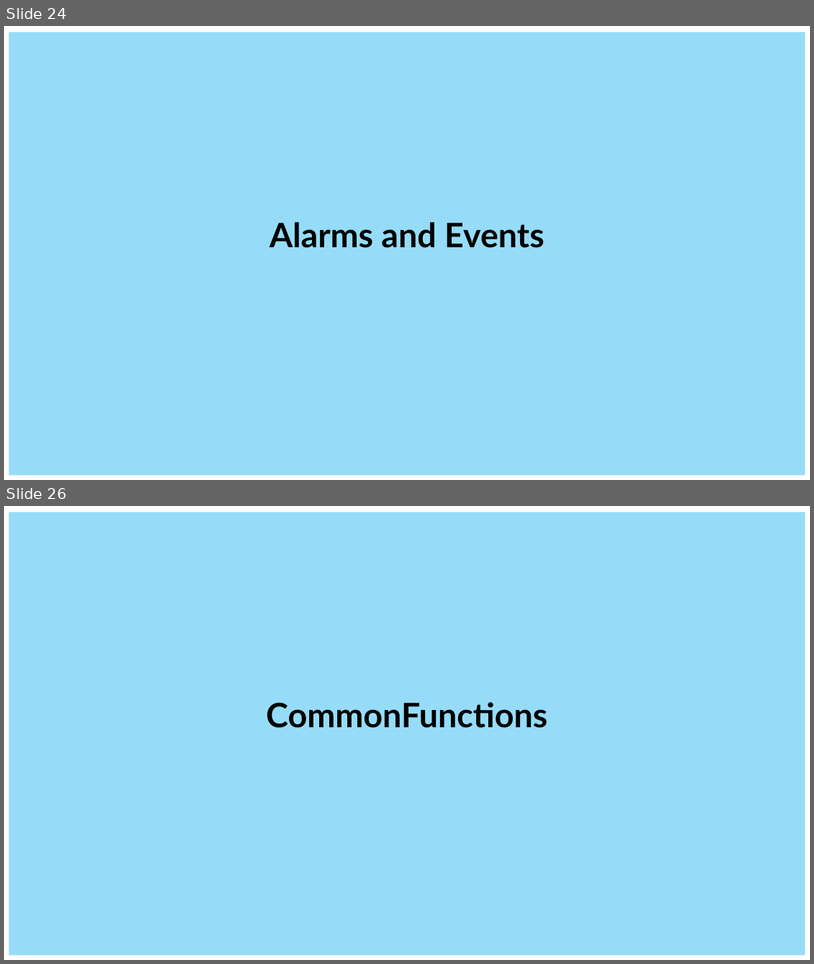
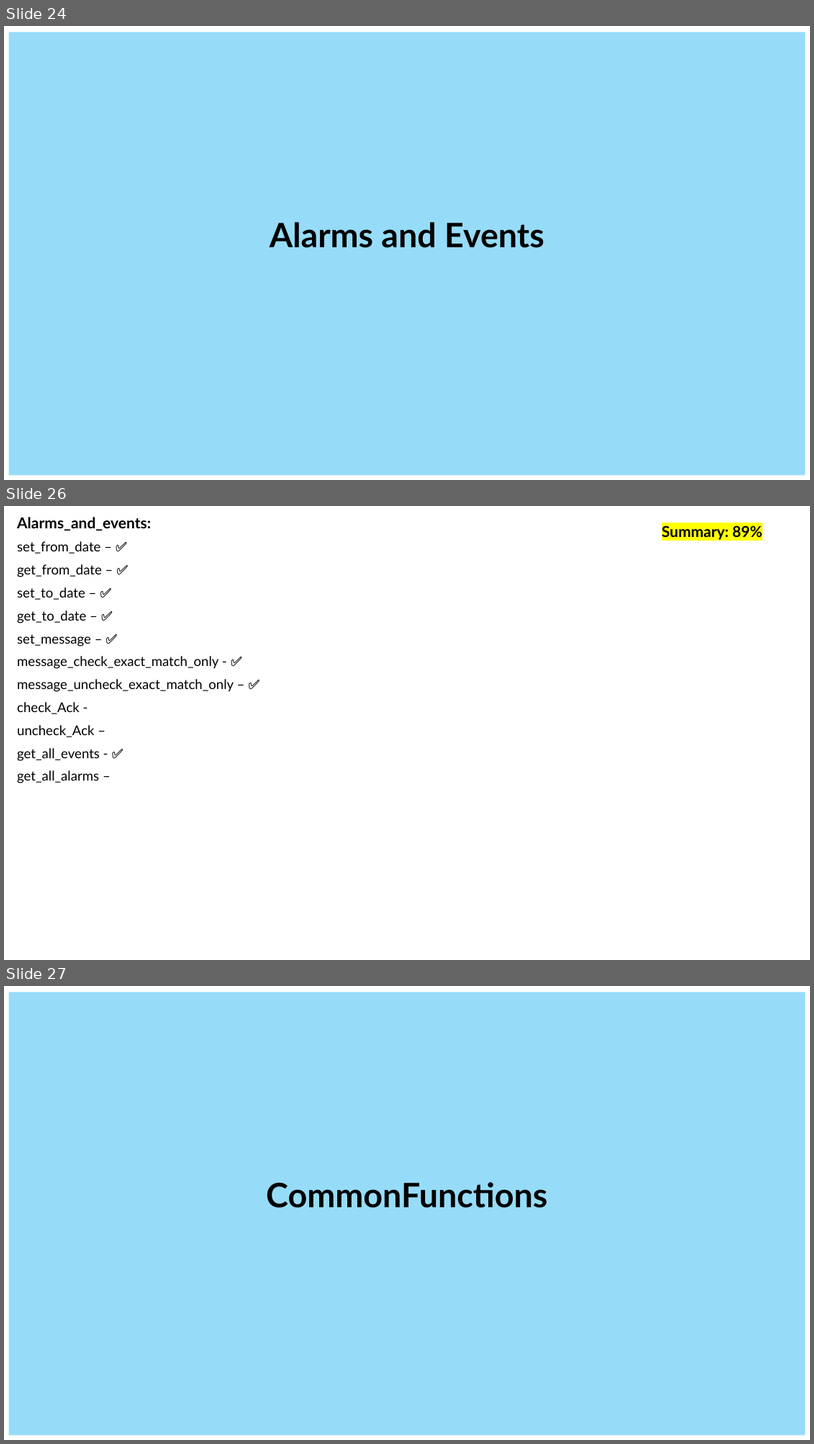
Before and after one commit to Yuval10Dahan/LightWatch_WEB, a slide deck: Docs/Progress_Check_Box.pptx. Shown one above the other, each under a label of ours: slides 24 and 26 before the commit, slides 24, 26 and 27 after it; the slides between them are not shown. The pictures are 814x964 and 814x1444 pixels, drawn with LibreOffice and Linux fonts; fonts in the diff are those of the drawing. Boxes give left, top, right and bottom in pixels: in the first picture for what was removed or moved away, otherwise in the second. Text is boxed around its words. In the diff, an @@ line names an element or a change of style, - is before the commit and + after.

```diff
--- a/Docs/Progress_Check_Box.pptx
+++ b/Docs/Progress_Check_Box.pptx
@@ slide 26 added at (4,506,810,960), background #FFFFFF @@
@@ subtitle added at (17,517,234,783), 16 pt, text #000000 @@
+Alarms_and_events:
+set_from_date – ✅
+get_from_date – ✅
+set_to_date – ✅
+get_to_date – ✅
+set_message – ✅
+message_check_exact_match_only - ✅
+message_uncheck_exact_match_only – ✅
+check_Ack -
+uncheck_Ack –
+get_all_events - ✅
+get_all_alarms –
@@ text added at (662,525,763,540), 18 pt, text #000000, bold @@
+Summary: 89%
@@ what was slide 26 is now slide 27 @@
```
Also in this commit, not shown: 5 slides changed, 27 other files.
